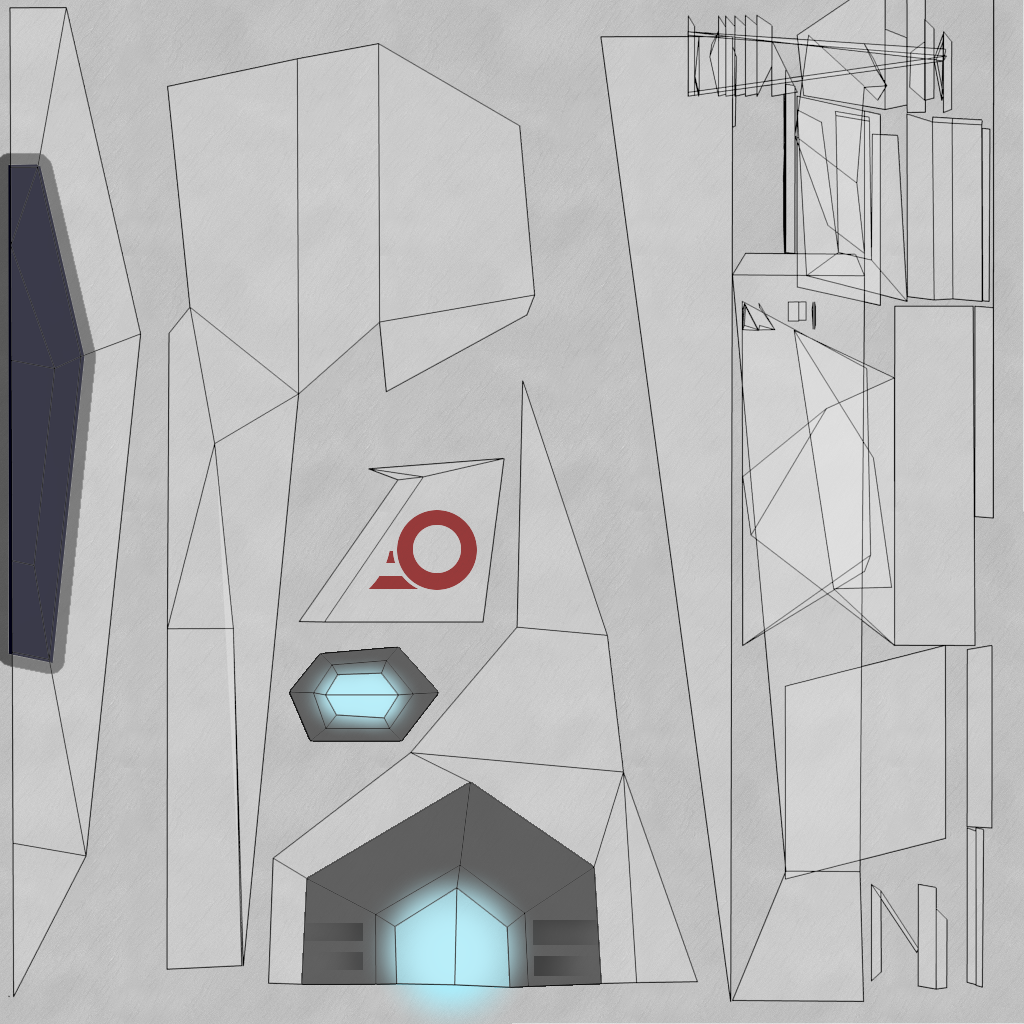
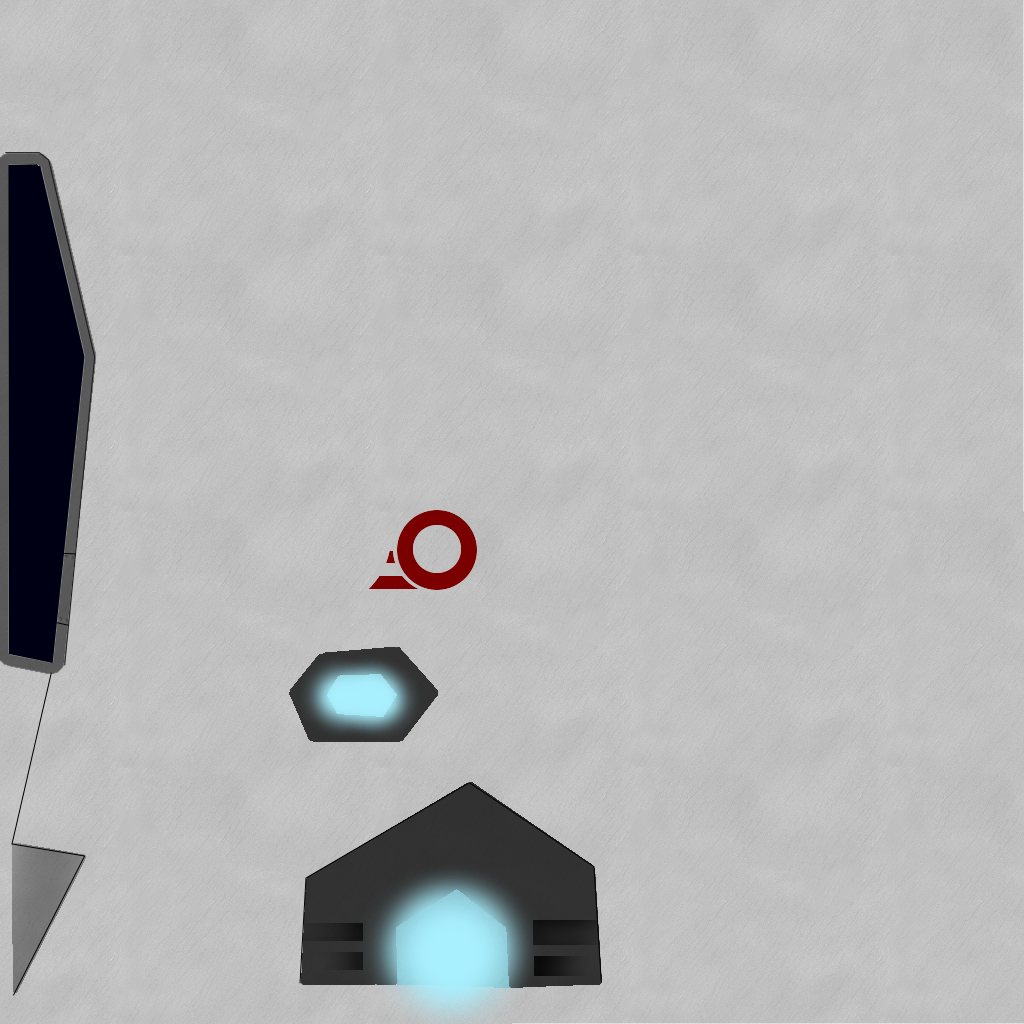
Revision of a layered 1024px x 1024px image; what changed, layer by layer:
hid "uv" over [8, 0, 995, 1003]
added layer "Plates" above "detail" over [11, 552, 86, 996]
painted on "detail" over [5, 152, 602, 984]
